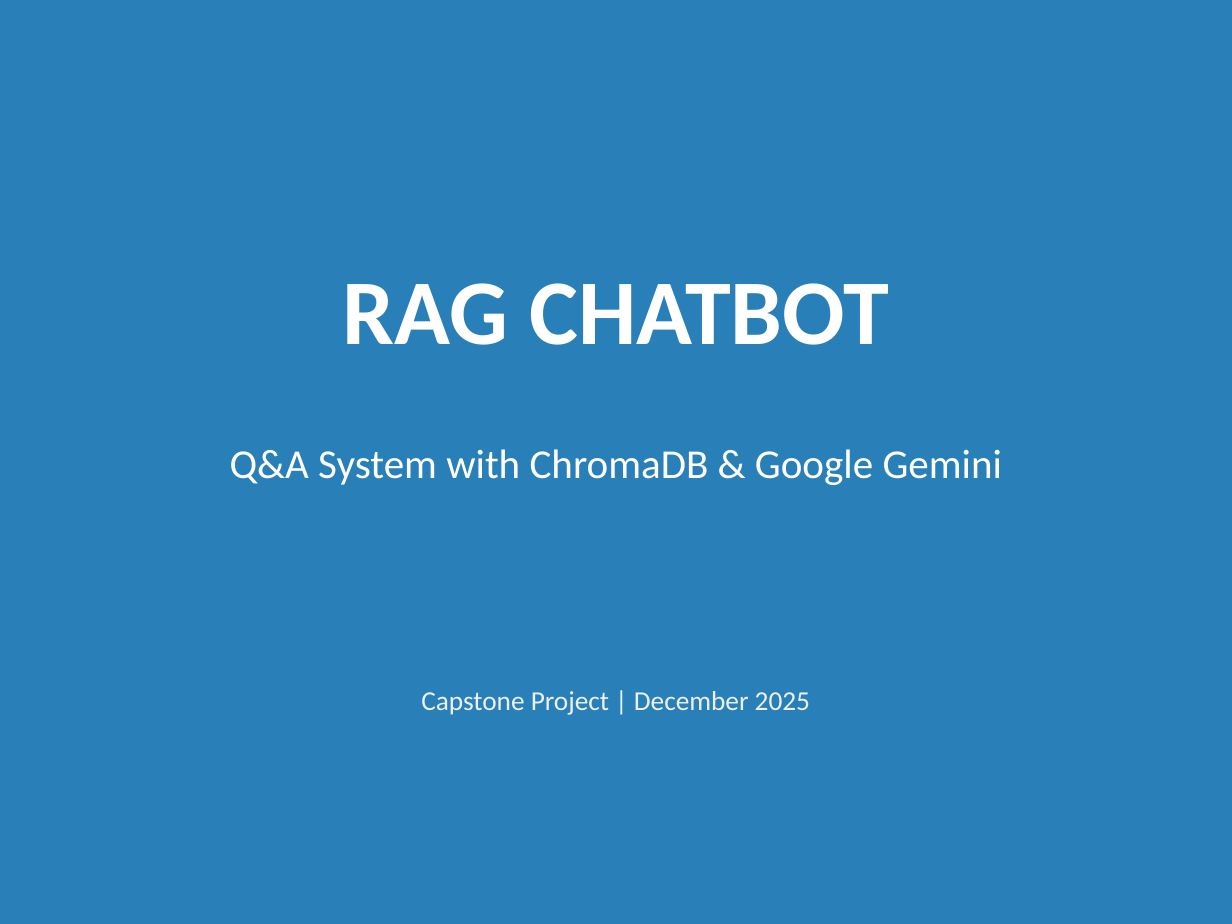
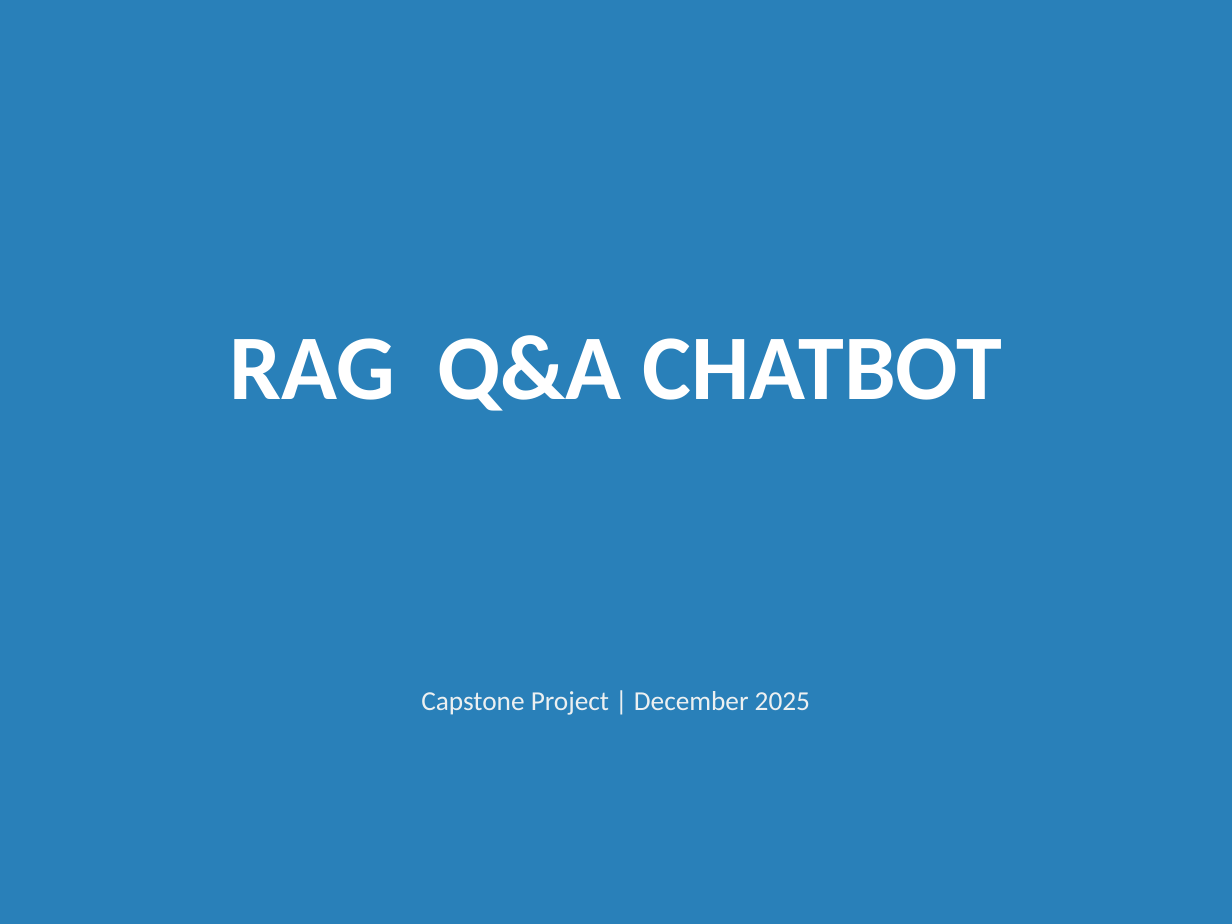
Before and after one commit to Manohar071/RAG_chatbot_project, a slide deck: slide 1 of RAG_Chatbot_Presentation_Enhanced.pptx. Drawn at 1232x924 pixels with LibreOffice and Linux fonts; fonts in the diff are those of the drawing. Boxes give left, top, right and bottom in pixels: in the first picture for what was removed or moved away, otherwise in the second. Text is boxed around its words. In the diff, an @@ line names an element or a change of style, - is before the commit and + after.

```diff
--- a/RAG_Chatbot_Presentation_Enhanced.pptx
+++ b/RAG_Chatbot_Presentation_Enhanced.pptx
@@ text at (230, 335, 1003, 411): text changed @@
-RAG CHATBOT
+RAG Q&A CHATBOT
@@ text removed at (230, 449, 1002, 485) @@
-Q&A System with ChromaDB & Google Gemini
```
Also in this commit, not shown: 18 other files.
